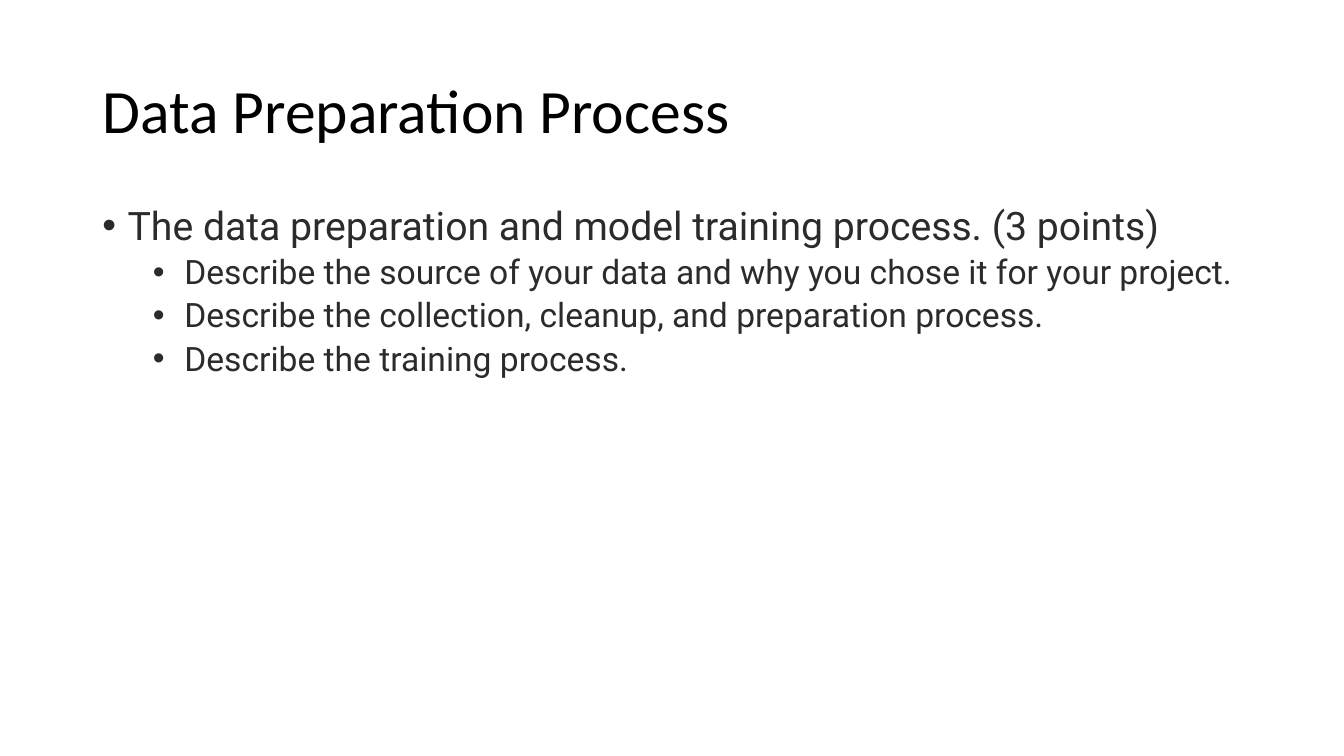
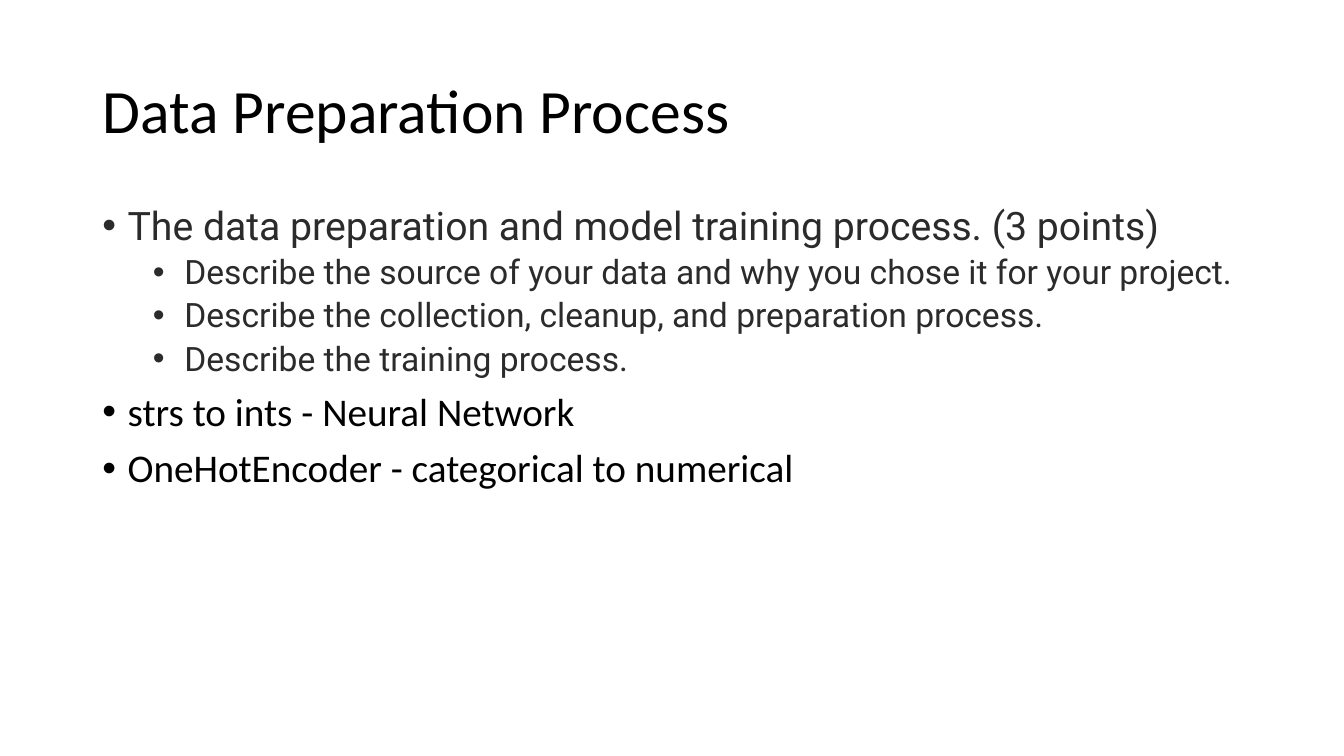
Before and after one commit to Nanya29/Group_Project_2, a slide deck: slide 5 of Project 2 Presentation.pptx. Drawn at 1344x756 pixels with LibreOffice and Linux fonts; fonts in the diff are those of the drawing. Boxes give left, top, right and bottom in pixels: in the first picture for what was removed or moved away, otherwise in the second. Text is boxed around its words. In the diff, an @@ line names an element or a change of style, - is before the commit and + after.

```diff
--- a/Project 2 Presentation.pptx
+++ b/Project 2 Presentation.pptx
@@ text at [128, 398, 793, 489]: paragraphs added @@
+• strs to ints - Neural Network
+• OneHotEncoder - categorical to numerical
```
Also in this commit, not shown: 5 other slides changed, 1 other file.
